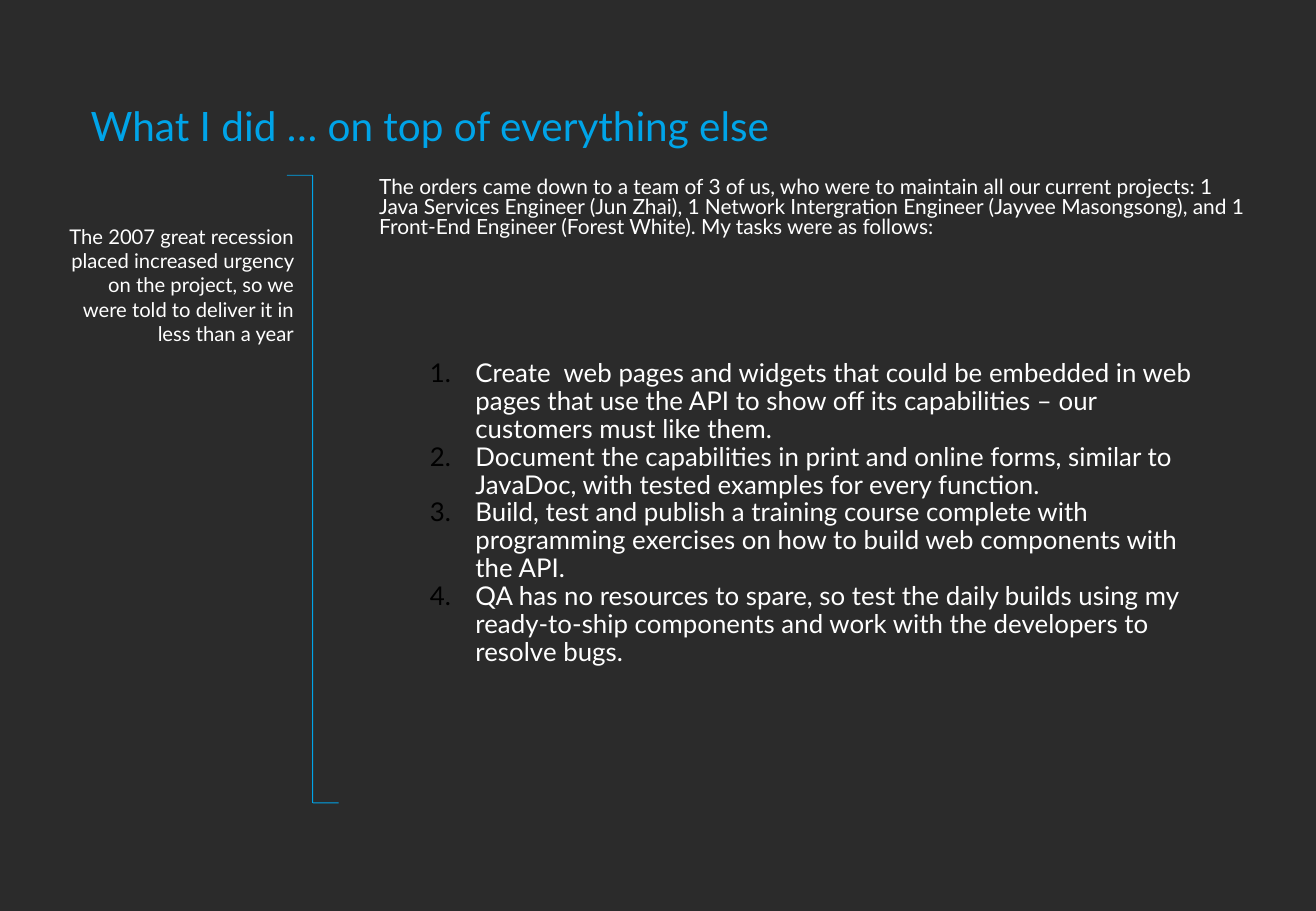
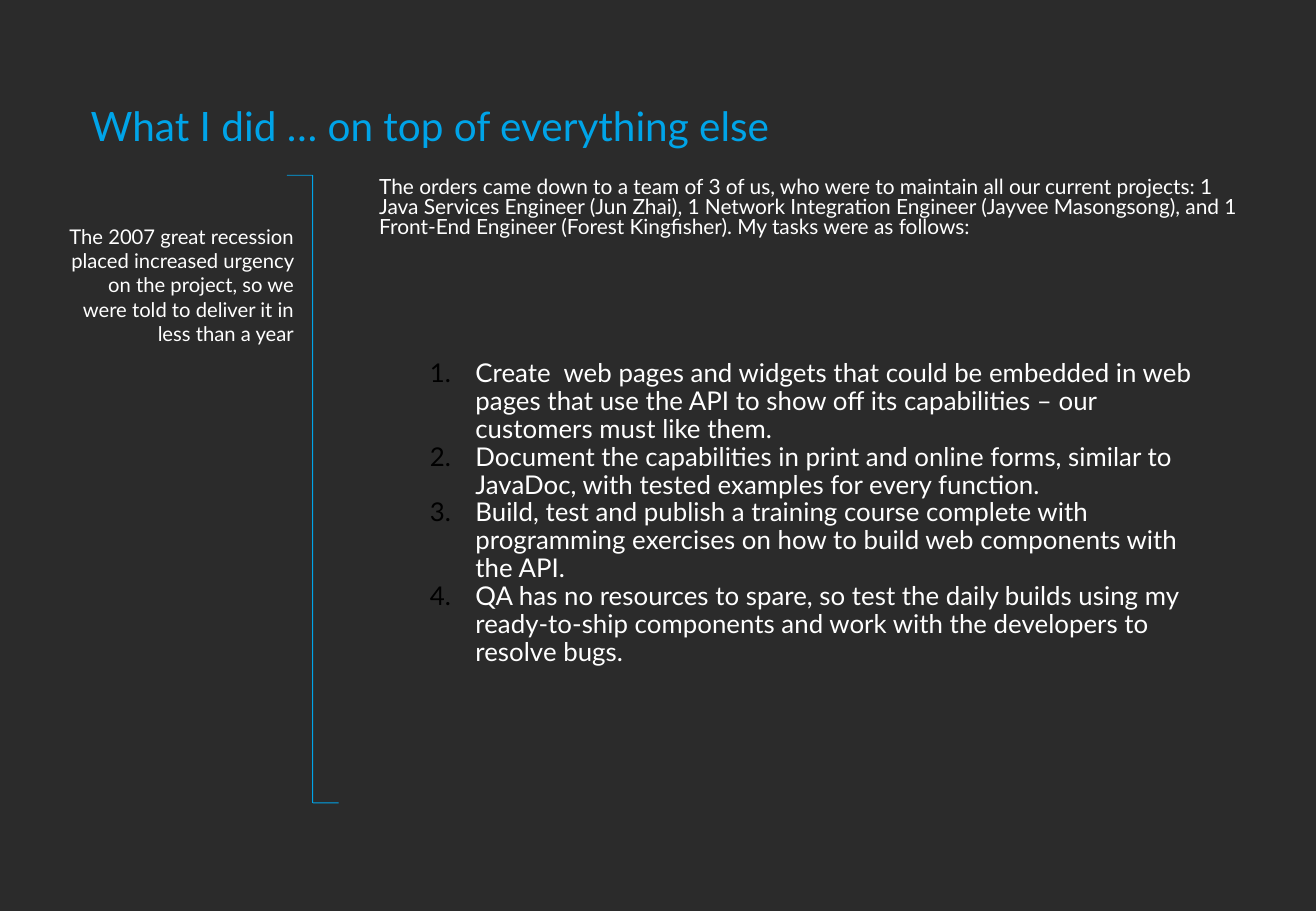
Before and after one commit to forestwhite/JSAPI-Presentation, a slide deck: slide 8 of JSAPI_Presentation.ppt. Drawn at 1316x911 pixels with LibreOffice and Linux fonts; fonts in the diff are those of the drawing; background and template pictures are left out; a plain dark background stands for a picture behind light text. Boxes give left, top, right and bottom in pixels: in the first picture for what was removed or moved away, otherwise in the second. Text is boxed around its words. In the diff, an @@ line names an element or a change of style, - is before the commit and + after.

```diff
--- a/JSAPI_Presentation.ppt
+++ b/JSAPI_Presentation.ppt
@@ text at <box>379,178,1236,238</box>: text changed @@
-The orders came down to a team of 3 of us, who were to maintain all our current projects: 1 Java Services Engineer (Jun Zhai), 1 Network Intergration Engineer (Jayvee Masongsong), and 1 Front-End Engineer (Forest White). My tasks were as follows:
+The orders came down to a team of 3 of us, who were to maintain all our current projects: 1 Java Services Engineer (Jun Zhai), 1 Network Integration Engineer (Jayvee Masongsong), and 1 Front-End Engineer (Forest Kingfisher). My tasks were as follows:
```
Also in this commit, not shown: 1 other slide changed, 1 other file.
